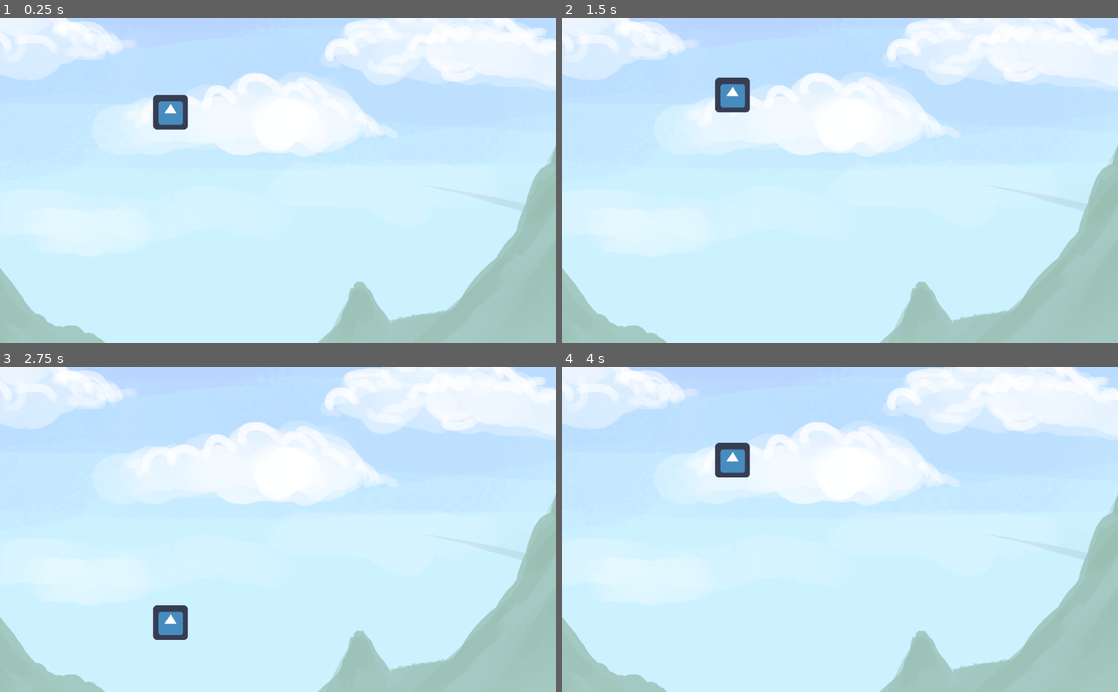
Above: before the commit, frames 1-4 (two rows, left to right).
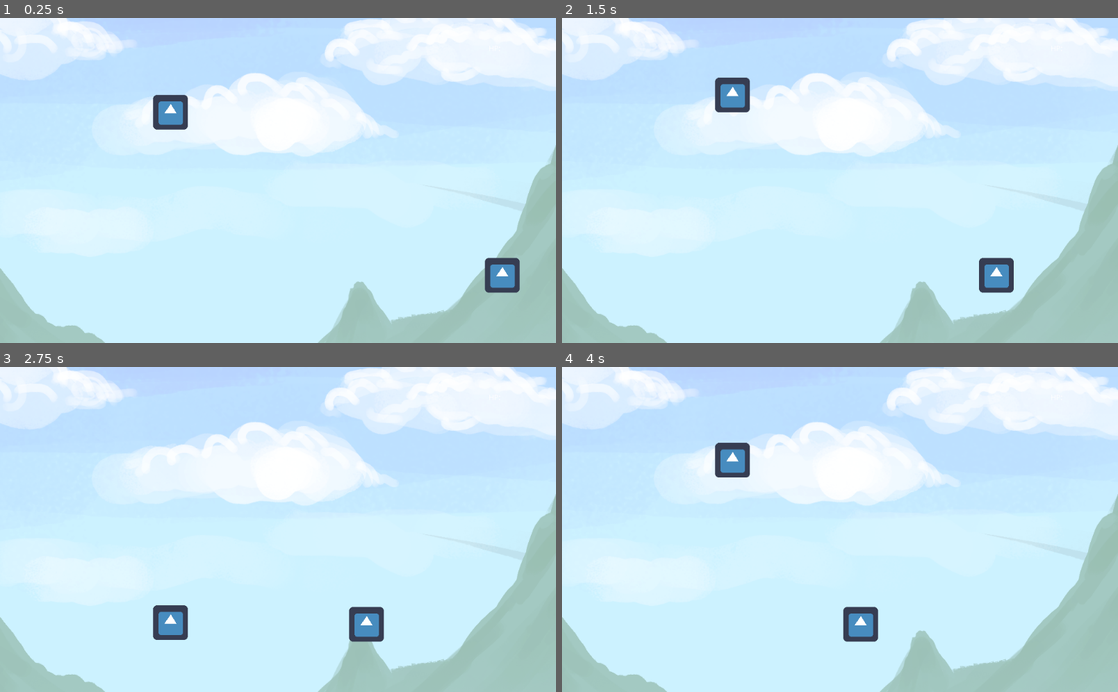
Above: after the commit, the same moments.

Repository: cgcaruzo/escapefromroots
Game: Godot game, scene res://main.tscn
The game is run twice, just before and just after one commit, with the same random seed, the same clock (stepped at 60 frames per second) and the same inputs. The engine's default icon, where the game draws it, is replaced by a stand-in: a white triangle on a blue panel in a dark square.
Inputs:
- Up to frame 1 (0.25 s): no input
- Up to frame 2 (1.5 s): tap Space (ui_select) at 0.77 s
- Up to frame 3 (2.75 s): tap Space (ui_select) at 1.52 s
- Up to frame 4 (4 s): tap Space (ui_select) at 3.02, 3.77 s

The runs differ from the first frame. In frame 1, 0.7% of the frame differs, in the area x 87-94%, y 73-85%; in frame 2, 0.7%; in frame 3, 0.7%; in frame 4, 0.7%.

Commit message:
agregue objeto de colision area2D

Diff:
--- /dev/null
+++ b/Obstacle.gd
@@ -0,0 +1,18 @@
+extends Area2D
+
+var speed = 100
+
+
+# Called when the node enters the scene tree for the first time.
+func _ready():
+	pass # Replace with function body.
+
+
+func _process(delta):
+	# Mover el obstáculo hacia la izquierda
+	position.x -= speed * delta
+
+	# Reiniciar la posición si se sale de la pantalla
+	if position.x < -40:
+		position.x = 1100
+		position.y = 475
--- a/Player.gd
+++ b/Player.gd
@@ -6,6 +6,7 @@
 
 var velocity = Vector2()
 var jumping = false
+var hp = 3
 
 func get_input():
 	velocity.x = 0
@@ -21,3 +22,10 @@
 	if jumping and is_on_floor():
 		jumping = false
 	velocity = move_and_slide(velocity, Vector2(0, -1))
+
+func on_loseHp():
+	hp -= 1
+
+func _on_Obstacle_body_entered(body):
+	if (body.get_name() == 'Player'):
+		on_loseHp()
--- a/main.tscn
+++ b/main.tscn
@@ -1,14 +1,18 @@
-[gd_scene load_steps=6 format=2]
+[gd_scene load_steps=8 format=2]
 
 [ext_resource path="res://icon.png" type="Texture" id=1]
 [ext_resource path="res://background0.png" type="Texture" id=2]
 [ext_resource path="res://Player.gd" type="Script" id=3]
+[ext_resource path="res://Obstacle.gd" type="Script" id=4]
 
 [sub_resource type="RectangleShape2D" id=2]
 extents = Vector2( 32, 32 )
 
 [sub_resource type="RectangleShape2D" id=5]
 extents = Vector2( 31.5, 32 )
+
+[sub_resource type="RectangleShape2D" id=6]
+extents = Vector2( 30, 30 )
 
 [node name="Node" type="Node2D"]
 
@@ -40,3 +44,22 @@
 [node name="CollisionShape2D" type="CollisionShape2D" parent="Floor"]
 position = Vector2( 0.5, 0 )
 shape = SubResource( 5 )
+
+[node name="Obstacle" type="Area2D" parent="."]
+position = Vector2( 950, 475 )
+script = ExtResource( 4 )
+
+[node name="Sprite" type="Sprite" parent="Obstacle"]
+texture = ExtResource( 1 )
+
+[node name="CollisionShape2D" type="CollisionShape2D" parent="Obstacle"]
+shape = SubResource( 6 )
+
+[node name="Label" type="Label" parent="."]
+margin_left = 900.0
+margin_top = 50.0
+margin_right = 940.0
+margin_bottom = 64.0
+text = "HP:"
+
+[connection signal="body_entered" from="Obstacle" to="Player" method="_on_Obstacle_body_entered"]
--- a/project.godot
+++ b/project.godot
@@ -20,6 +20,7 @@
 
 [physics]
 
+common/enable_pause_aware_picking=true
 2d/physics_engine="GodotPhysics"
 
 [rendering]
